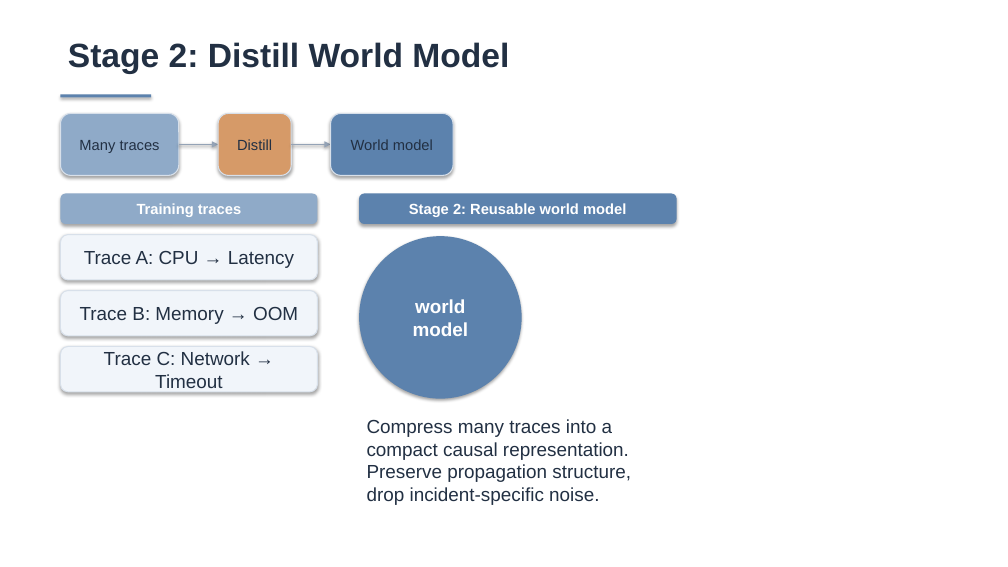
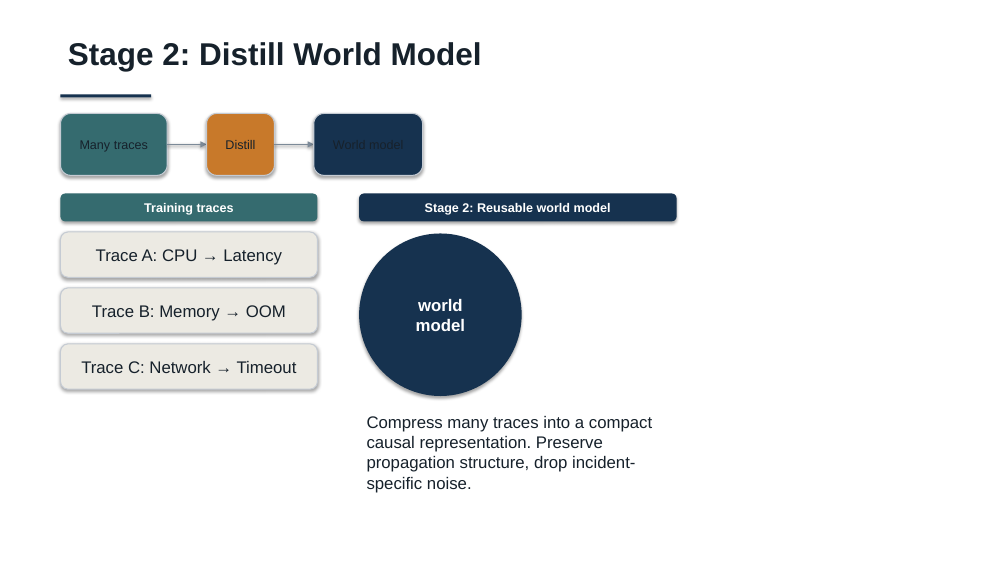
Before and after one commit to Lincyaw/paperops, a slide deck: slide 16 of examples/self-intro/diagnostic_world_model.pptx. Drawn at 1008x567 pixels with LibreOffice and Linux fonts; fonts in the diff are those of the drawing. Boxes give left, top, right and bottom in pixels: in the first picture for what was removed or moved away, otherwise in the second. Text is boxed around its words. In the diff, an @@ line names an element or a change of style, - is before the commit and + after.

```diff
--- a/examples/self-intro/diagnostic_world_model.pptx
+++ b/examples/self-intro/diagnostic_world_model.pptx
@@ text "Stage 2: Distill World Model" at (68, 42, 482, 71): size 32 to 30 pt, text colour #223043 to #16212B @@
@@ rounded rectangle "Many traces": place and size @@
-rounded rectangle "Many traces" at (60, 113, 178, 175)
+rounded rectangle "Many traces" at (60, 113, 167, 175)
@@ rounded rectangle "Many traces" at (60, 113, 167, 175): size 14 to 12 pt, text colour #223043 to #16212B; fill #8FAAC8 to #356B6F; outline #D8E0EA 1 pt to #C5CBD3 1 pt @@
@@ rectangle at (60, 95, 151, 98): fill #5C82AD to #16324F @@
@@ rounded rectangle "Distill": place and size @@
-rounded rectangle "Distill" at (218, 113, 291, 175)
+rounded rectangle "Distill" at (206, 113, 274, 175)
@@ rounded rectangle "Distill" at (206, 113, 274, 175): size 14 to 12 pt, text colour #223043 to #16212B; fill #D69A68 to #C8792A; outline #D8E0EA 1 pt to #C5CBD3 1 pt @@
@@ rounded rectangle: place and size @@
-rounded rectangle at (330, 113, 453, 175)
+rounded rectangle at (314, 113, 423, 175)
@@ rounded rectangle at (314, 113, 423, 175): fill #5C82AD to #16324F; outline #D8E0EA 1 pt to #C5CBD3 1 pt @@
@@ arrow moved from (179, 144) - (218, 144) to (167, 144) - (206, 144) @@
@@ arrow (167, 144) - (206, 144): stroke #94A3B6 1.5 pt to #7C8A98 1.5 pt @@
@@ arrow moved from (291, 144) - (330, 144) to (274, 144) - (314, 144) @@
@@ arrow (274, 144) - (314, 144): stroke #94A3B6 1.5 pt to #7C8A98 1.5 pt @@
@@ text in rounded rectangle at (351, 139, 433, 150): text removed @@
-World model
@@ rounded rectangle "Training traces" at (60, 194, 318, 222): size 14 to 12 pt; fill #8FAAC8 to #356B6F @@
@@ rounded rectangle "Stage 2: Reusable world model" at (359, 194, 677, 222): size 14 to 12 pt; fill #5C82AD to #16324F @@
@@ size 18 to 16 pt, text colour #223043 to #16212B; fill #F1F5FA to #ECEAE3; outline #D8E0EA 1 pt to #C5CBD3 1 pt in 3 elements at (60, 288, 318, 333), (60, 344, 318, 389), (60, 232, 318, 278) @@
@@ ellipse "world model" at (359, 234, 522, 396): size 18 to 16 pt; fill #5C82AD to #16324F @@
@@ text "Compress many traces into a ..." at (367, 416, 652, 493): size 18 to 16 pt, text colour #223043 to #16212B @@
```
Also in this commit, not shown: 17 other slides changed, 27 other files.
